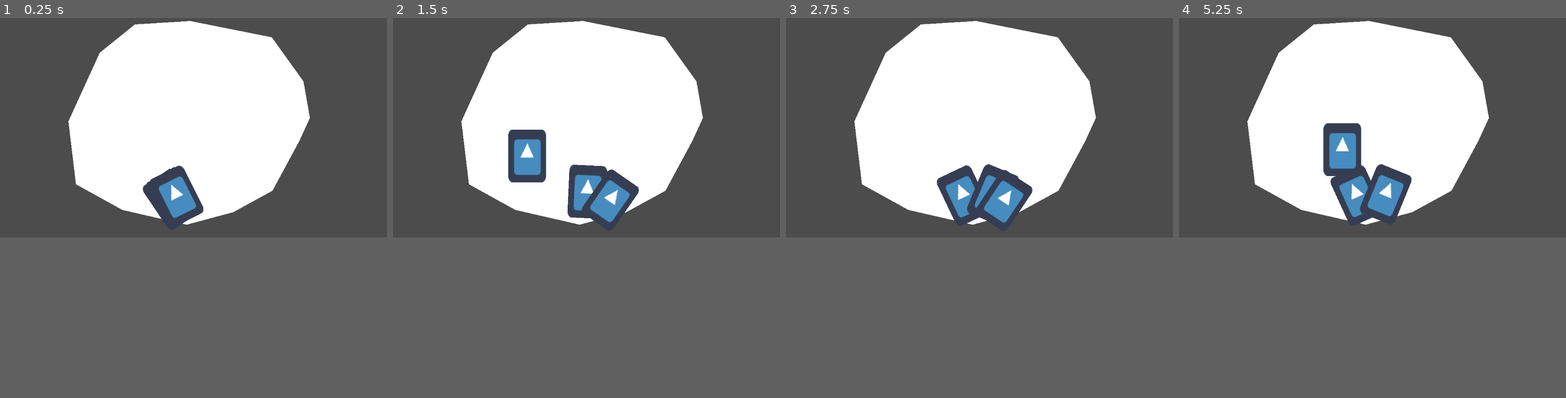
Above: before the commit, frames 1-4 (left to right).
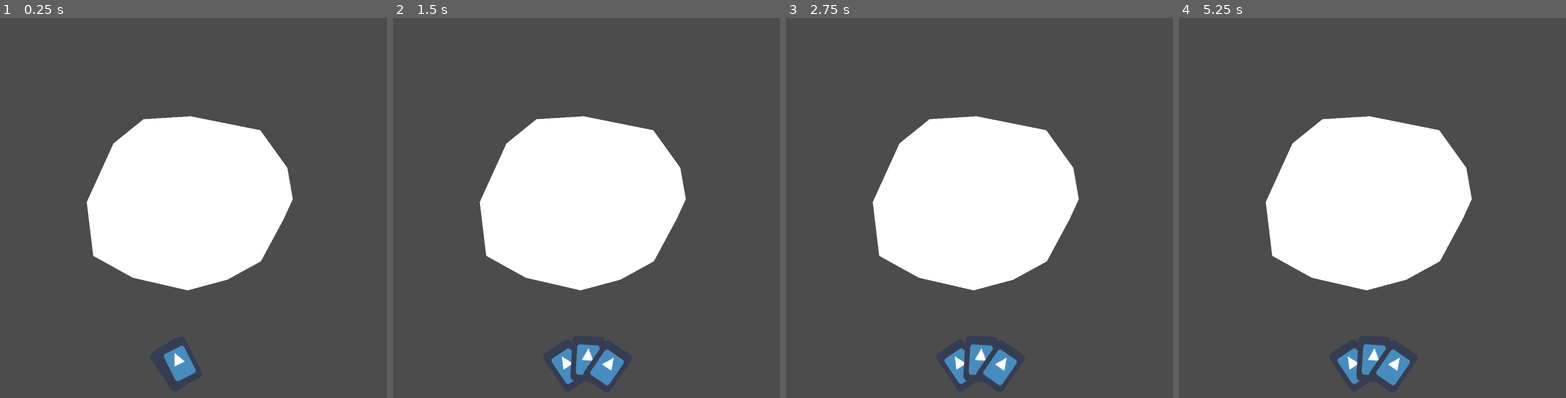
Above: after the commit, the same moments.

Repository: AbeVos/ggj-2022
Game: Godot game, scene res://Board.tscn
Two runs of this game, one before a commit and one after it. Both use one fixed random seed, a clock stepped at 60 frames per second and the inputs below. The engine's default icon, where the game draws it, is replaced by a stand-in: a white triangle on a blue panel in a dark square.
Inputs (mouse positions are in pixels of both pictures, inside the frame that each line leads up to):
- Up to frame 1 (0.25 s): no input
- Up to frame 2 (1.5 s): move the mouse to (671, 113) at 0.52 s; click (671, 113) at 0.67 s; tap Enter at 1.25 s; drag from (563, 200) to (567, 170) at 1.27 s
- Up to frame 3 (2.75 s): move the mouse to (975, 192) at 2.02 s; click (975, 192) at 2.17 s
- Up to frame 4 (5.25 s): drag from (1384, 192) to (1256, 90) at 2.77 s; drag from (1395, 200) to (1391, 124) at 3.52 s; drag from (1395, 200) to (1314, 67) at 4.27 s; move the mouse to (1395, 200) at 5.02 s; click (1395, 200) at 5.17 s
In our replay, the window is 800x468 before the commit and 800x800 after it. These sizes can differ from the game's own. Grey fills any space a smaller window leaves; there, only what the larger window draws over its background counts as a difference.

The runs differ from the first frame. In frame 1, 26% of the frame differs, in the area x 17-81%, y 0-96%; in frame 2, 28%; in frame 3, 28%; in frame 4, 29%, in the area x 17-81%, y 0-97%.

Commit message:
square is fair

Diff:
--- a/project.godot
+++ b/project.godot
@@ -28,6 +28,11 @@
 
 Clicker="*res://clicker/clicker.gd"
 
+[display]
+
+window/size/width=1200
+window/size/height=1200
+
 [editor_plugins]
 
 enabled=PoolStringArray(  )
